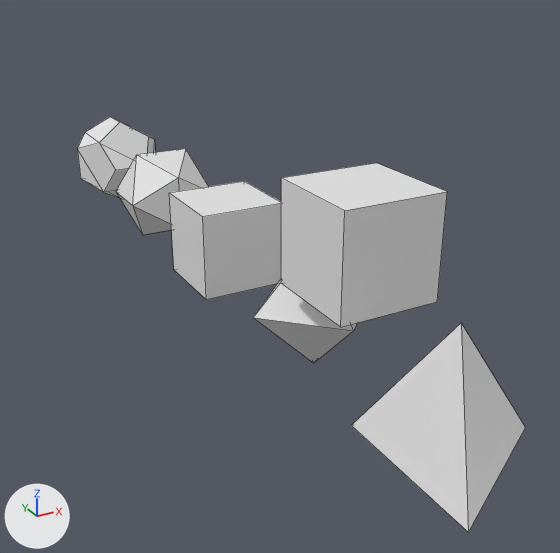
Renders of the Blender file PlatonischeKörper V2.blend from each side of a commit.
Camera for both pictures: a 50 mm camera at (-0.263, -0.575, 0.24) aimed at (0.05, -0.005, -0.044). The lights are fixed; the arrows at lower left show +X, +Y and +Z. Mesh edges are drawn as thin lines.

The first picture shows 'Cube', 'Dodekaeder', 'Hexaeder', 'Ikosaeder', 'Oktaeder', 'Tetraeder'.
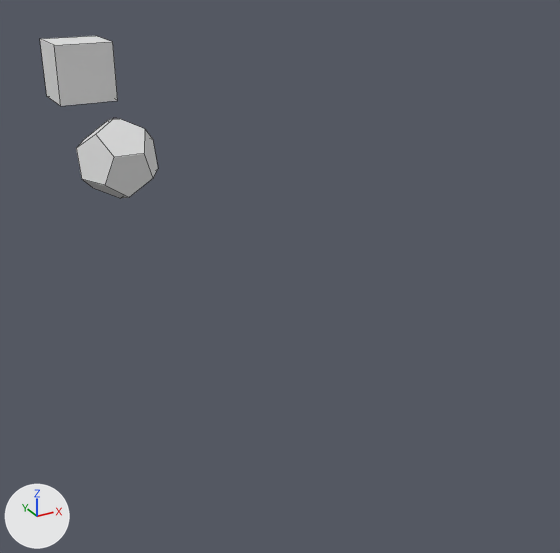
Where the newer file only moved an object's origin or applied its transform, the numbers keep the older frame.

Pixel boxes [x1, y1, x2, y2] of what changed, in the pictures (560 x 553 px):
'Cube', moved, modifiers changed: before [281, 163, 447, 327]; after [40, 36, 118, 106]
'Tetraeder', hidden: before [351, 323, 525, 532]
'Hexaeder', hidden: before [169, 181, 281, 300]
'Dodekaeder', reshaped, turned: before [78, 117, 155, 198]; after [76, 118, 158, 198]
'Ikosaeder', hidden: before [116, 149, 208, 235]
'Oktaeder', hidden: before [253, 279, 357, 363]

The change, as a diff of the scene's bpy script:
```diff
--- a/PlatonischeKörper V2.blend.py
+++ b/PlatonischeKörper V2.blend.py
@@ me_solid @@
 me_solid.from_pydata(...)  # 4 vertices, 4 faces; spans x -0.047..0.094, y -0.082..0.082, z -0.033..0.1
 # used by ob_tetraeder; location = (0.0, -0.297, -0.014); scale = (0.653, 0.653, 0.653)
 # verts and faces of me_solid; kept vertices keep their numbers, new ones are numbered from 4
+# me_solid part 1
+delete_vertices([*range(0, 4)])  # with the faces that use them
+verts[4] = (0.062, 0.0, -0.022)
+verts[5] = (-0.031, -0.053, -0.022)
+verts[6] = (-0.031, 0.053, -0.022)
+verts[7] = (-0.003, -0.005, 0.057)
+verts[8] = (0.006, 0.0, 0.057)
+verts[9] = (-0.003, 0.005, 0.057)
+faces += [(4, 8, 7, 5), (5, 7, 9, 6), (4, 6, 9, 8), (4, 5, 6)]
@@ me_solid_001 @@
 me_solid_001.from_pydata(...)  # 8 vertices, 6 faces; spans x -0.0577..0.0577, y -0.0577..0.0577, z -0.0577..0.0577
 # used by ob_hexaeder; location = (0.0, 0.0, 0.001); scale = (0.625, 0.625, 0.625)
 # verts and faces of me_solid_001; kept vertices keep their numbers, new ones are numbered from 8
+# me_solid_001 part 2
+delete_vertices([*range(0, 8)])  # with the faces that use them
+verts[8] = (-0.0289, 0.0289, -0.0289)
+verts[9] = (-0.0289, -0.0289, -0.0289)
+verts[10] = (-0.0289, -0.0289, 0.0289)
+for new, old in zip([11, 12, 13], [8, 9, 10]): verts[new] = verts[old] + (0.0578, 0.0, 0.0)
+verts[14] = (0.0289, 0.0289, 0.0289)
+verts[15] = (-0.0289, 0.0289, 0.0224)
+verts[16] = (-0.0243, 0.0289, 0.0289)
+verts[17] = (-0.0289, 0.0224, 0.0289)
+faces += [(8, 11, 12, 9), (8, 15, 16, 14, 11), (8, 9, 10, 17, 15), (11, 14, 13, 12), (9, 12, 13, 10), (10, 13, 14, 16, 17)]
@@ me_solid_003 @@
 # used by ob_dodekaeder; location = (0.0, 0.297, 0.001); scale = (0.495, 0.495, 0.495)
-me_solid_003.from_pydata(...)  # 20 vertices, 24 faces; spans x -0.093..0.093, y -0.093..0.093, z -0.093..0.093
+me_solid_003.from_pydata(...)  # 22 vertices, 12 faces; spans x -0.093..0.093, y -0.093..0.093, z -0.093..0.093
+# me_solid_003 part 3
+# 1 vertex is removed from x 0.0, y -0.036, z 0.093
+# 24 faces are deleted
+# 3 vertices are added at (-0.009, -0.039, 0.088), (0.009, -0.039, 0.088), (0.0, -0.022, 0.093)
+# 12 new faces join them
@@ me_solid_004 @@
 # used by ob_ikosaeder; location = (0.0, 0.1485, 0.001); scale = (0.495, 0.495, 0.495)
-me_solid_004.from_pydata(...)  # 12 vertices, 20 faces; spans x -0.085..0.085, y -0.085..0.085, z -0.085..0.085
+me_solid_004.from_pydata(...)  # 16 vertices, 20 faces; spans x -0.085..0.085, y -0.085..0.085, z -0.085..0.085
+# me_solid_004 part 4
+# 1 vertex is removed from x -0.053, y 0.0, z 0.085
+# 20 faces are deleted
+# 5 vertices are added at (-0.047, -0.01, 0.081), (-0.056, -0.006, 0.076), (-0.056, 0.006, 0.076), (-0.047, 0.01, 0.081), (-0.04, 0.0, 0.085)
+# 20 new faces join them
@@ ob_tetraeder @@
 ob_tetraeder = bpy.data.objects.new('Tetraeder', me_solid)
-ob_tetraeder.location = (0.0, -0.297, -0.014)
-ob_tetraeder.scale = (0.653, 0.653, 0.653)
+ob_tetraeder.location = (0.0, -0.297, -0.008)
+ob_tetraeder.scale = (0.911, 0.911, 0.911)
+ob_tetraeder.hide_set(True)
@@ ob_hexaeder @@
 ob_hexaeder = bpy.data.objects.new('Hexaeder', me_solid_001)
-ob_hexaeder.location = (0.0, 0.0, 0.001)
-ob_hexaeder.scale = (0.625, 0.625, 0.625)
+ob_hexaeder.location = (0.0, 0.0, -0.0021)
+ob_hexaeder.rotation_euler = (0.785, 0.785, 0.0)  # degrees (45, 45, 0)
+ob_hexaeder.hide_set(True)
@@ ob_oktaeder @@
 ob_oktaeder.scale = (0.495, 0.495, 0.495)
+ob_oktaeder.hide_set(True)
@@ ob_dodekaeder @@
 ob_dodekaeder.location = (0.0, 0.297, 0.001)
+ob_dodekaeder.rotation_euler = (-0.314, 0.0, 0.0)  # degrees (-18, 0, 0)
 ob_dodekaeder.scale = (0.495, 0.495, 0.495)
@@ ob_ikosaeder @@
 ob_ikosaeder.location = (0.0, 0.1485, 0.001)
+ob_ikosaeder.rotation_euler = (0.0, 0.524, 0.0)  # degrees (0, 30, 0)
 ob_ikosaeder.scale = (0.495, 0.495, 0.495)
+ob_ikosaeder.hide_set(True)
@@ ob_cube @@
 ob_cube = bpy.data.objects.new('Cube', me_cube)
-ob_cube.location = (0.0, -0.2, 0.066)
+ob_cube.location = (0.0, 0.4335, 0.0844)
 ob_cube.scale = (0.036, 0.036, 0.036)
+_m = ob_cube.modifiers.new('Boolean', 'BOOLEAN')
```
